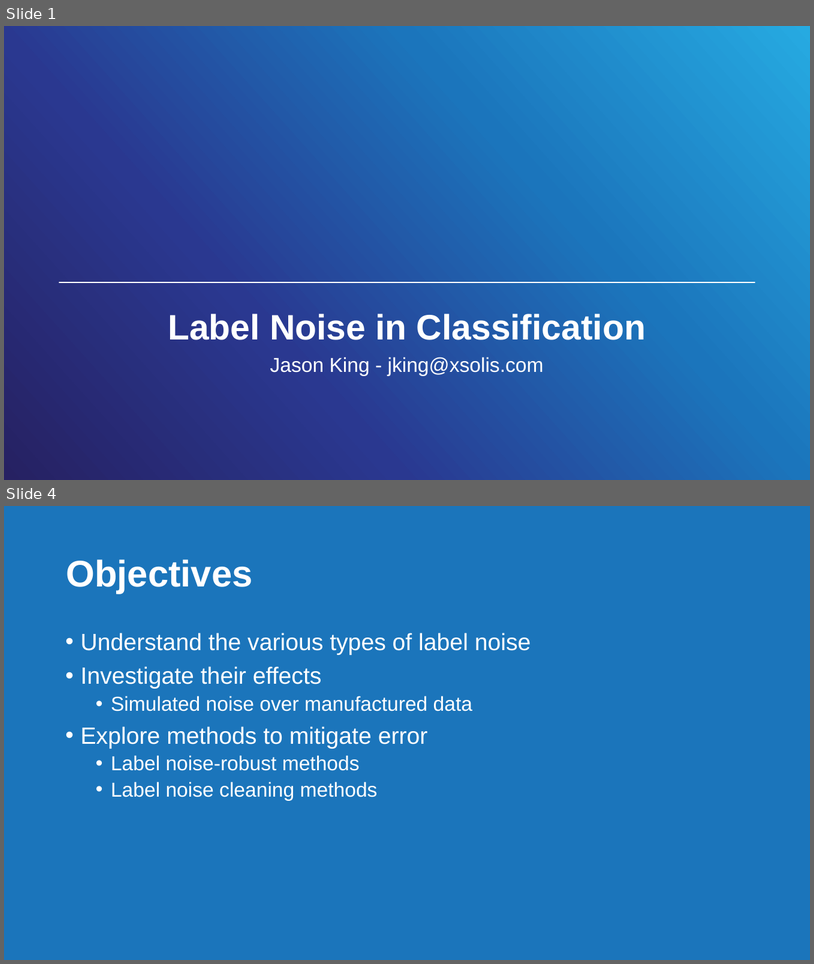
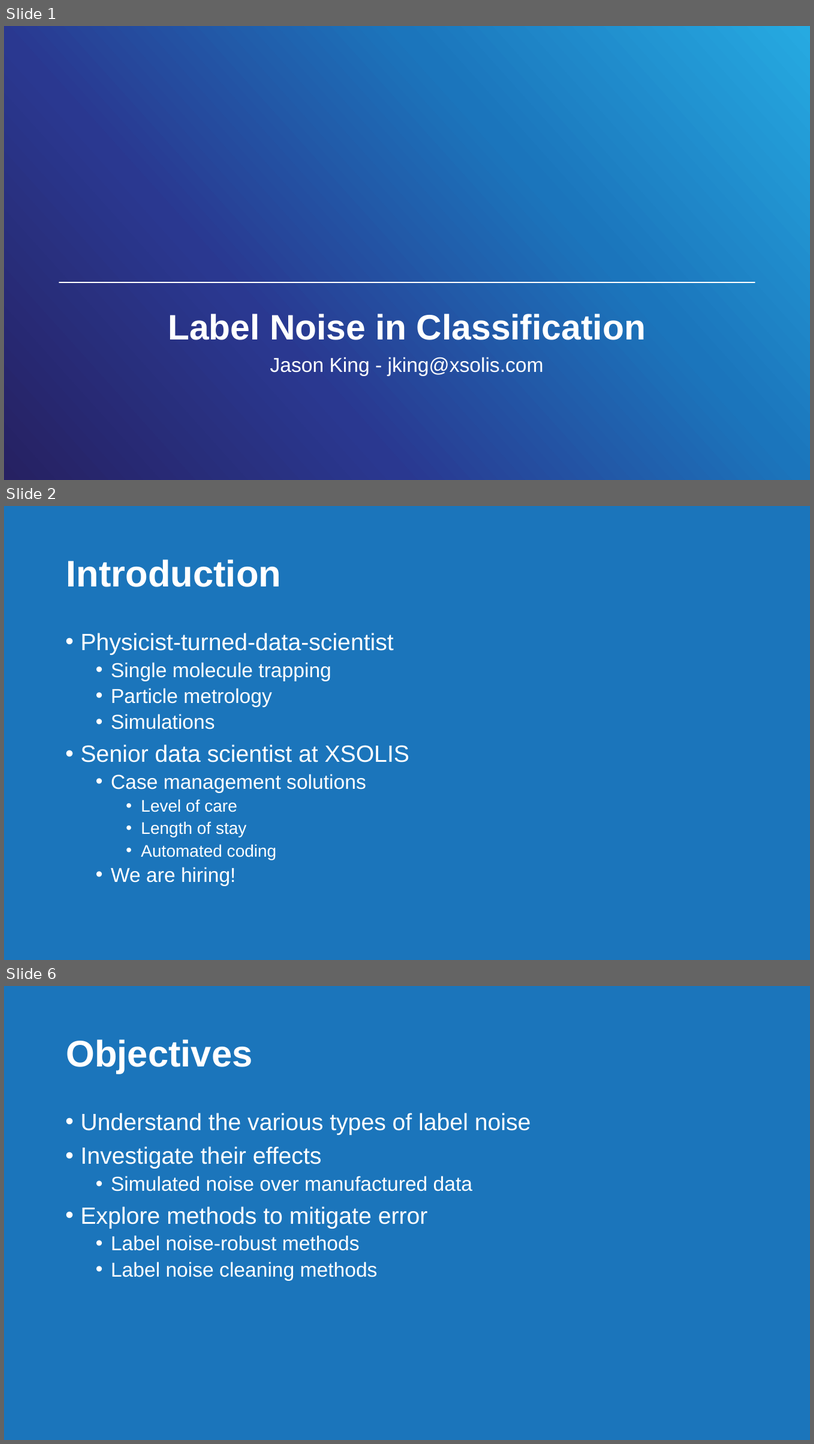
Before and after one commit to jkingphd/label_noise, a slide deck: ntc_analytics_summit_king.pptx. Shown one above the other, each under a label of ours: slides 1 and 4 before the commit, slides 1, 2 and 6 after it; the slides between them are not shown. The pictures are 814x964 and 814x1444 pixels, drawn with LibreOffice and Linux fonts; fonts in the diff are those of the drawing; background and template pictures are left out. Boxes give left, top, right and bottom in pixels: in the first picture for what was removed or moved away, otherwise in the second. Text is boxed around its words. In the diff, an @@ line names an element or a change of style, - is before the commit and + after.

```diff
--- a/ntc_analytics_summit_king.pptx
+++ b/ntc_analytics_summit_king.pptx
@@ slide 2 added at (4, 506, 810, 960), background #1B75BB @@
@@ title added at (66, 559, 281, 587), 44 pt, text #FFFFFF, bold @@
+Introduction
@@ text added at (81, 633, 410, 886), 24 pt, text #FFFFFF @@
+• Physicist-turned-data-scientist
+  • Single molecule trapping
+  • Particle metrology
+  • Simulations
+• Senior data scientist at XSOLIS
+  • Case management solutions
+    • Level of care
+    • Length of stay
+    • Automated coding
+  • We are hiring!
@@ what was slide 4 is now slide 6 @@
```
Also in this commit, not shown: 2 slides changed, 43 other slides added, 4 slides removed, 6 other files.
